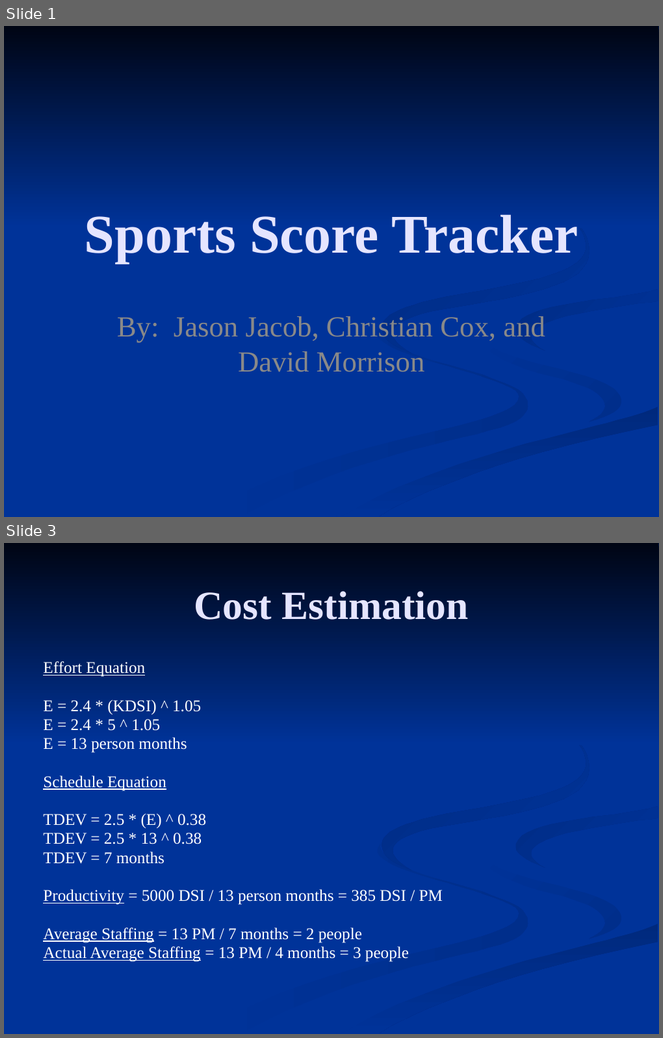
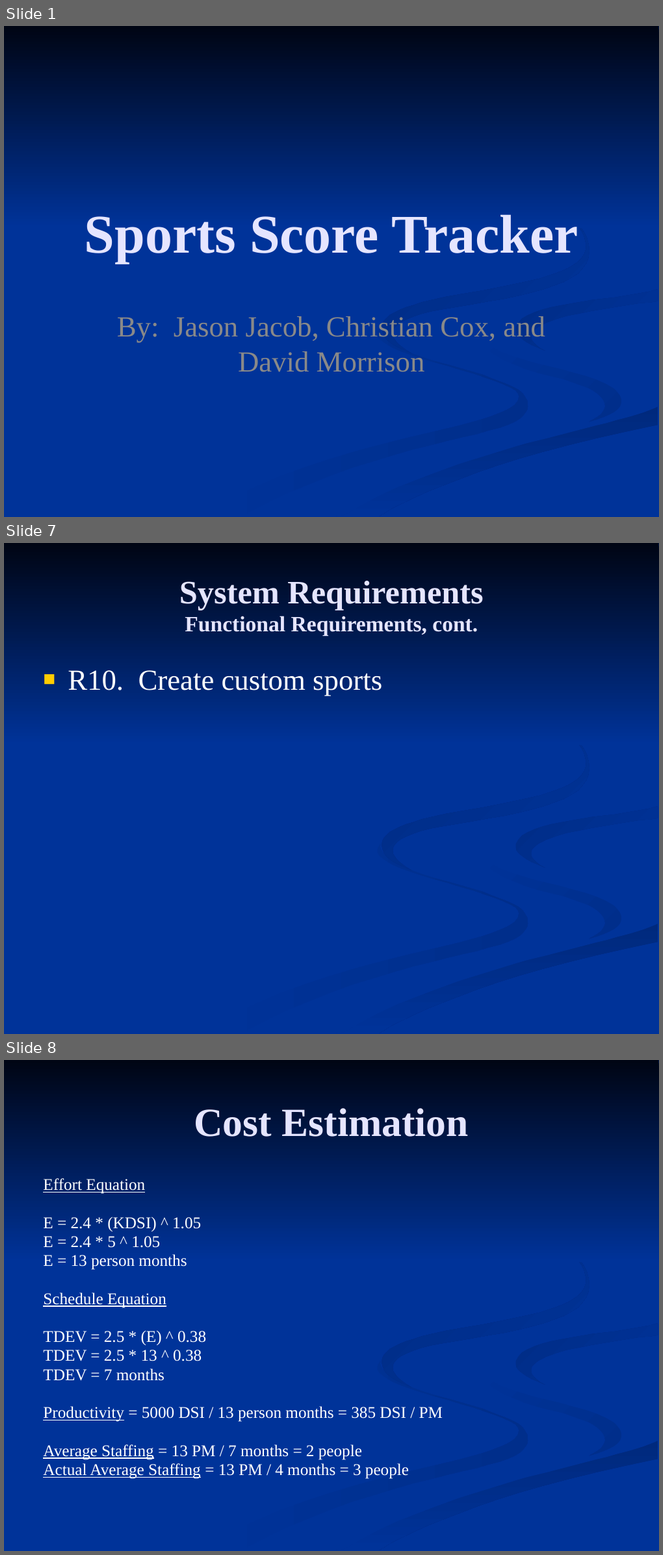
Before and after one commit to c0bra99/sports-score-tracker, a slide deck: Documents/Presentation 1.pptx. Shown one above the other, each under a label of ours: slides 1 and 3 before the commit, slides 1, 7 and 8 after it; the slides between them are not shown. The pictures are 663x1038 and 663x1555 pixels, drawn with LibreOffice and Linux fonts; fonts in the diff are those of the drawing. Boxes give left, top, right and bottom in pixels: in the first picture for what was removed or moved away, otherwise in the second. Text is boxed around its words. In the diff, an @@ line names an element or a change of style, - is before the commit and + after.

```diff
--- a/Documents/Presentation 1.pptx
+++ b/Documents/Presentation 1.pptx
@@ slide 7 added at bbox=[4, 543, 659, 1034], background #003399; not listed: 7 template elements that a slide beside it also shows @@
@@ title added at bbox=[180, 581, 483, 636], 24 pt, text #E5E5FF, bold @@
+System Requirements
+Functional Requirements, cont.
@@ text added at bbox=[68, 670, 382, 696], 32 pt, text #FFFFFF @@
+■ R10. Create custom sports
@@ what was slide 3 is now slide 8 @@
```
Also in this commit, not shown: 1 slide changed, 4 other slides added.
